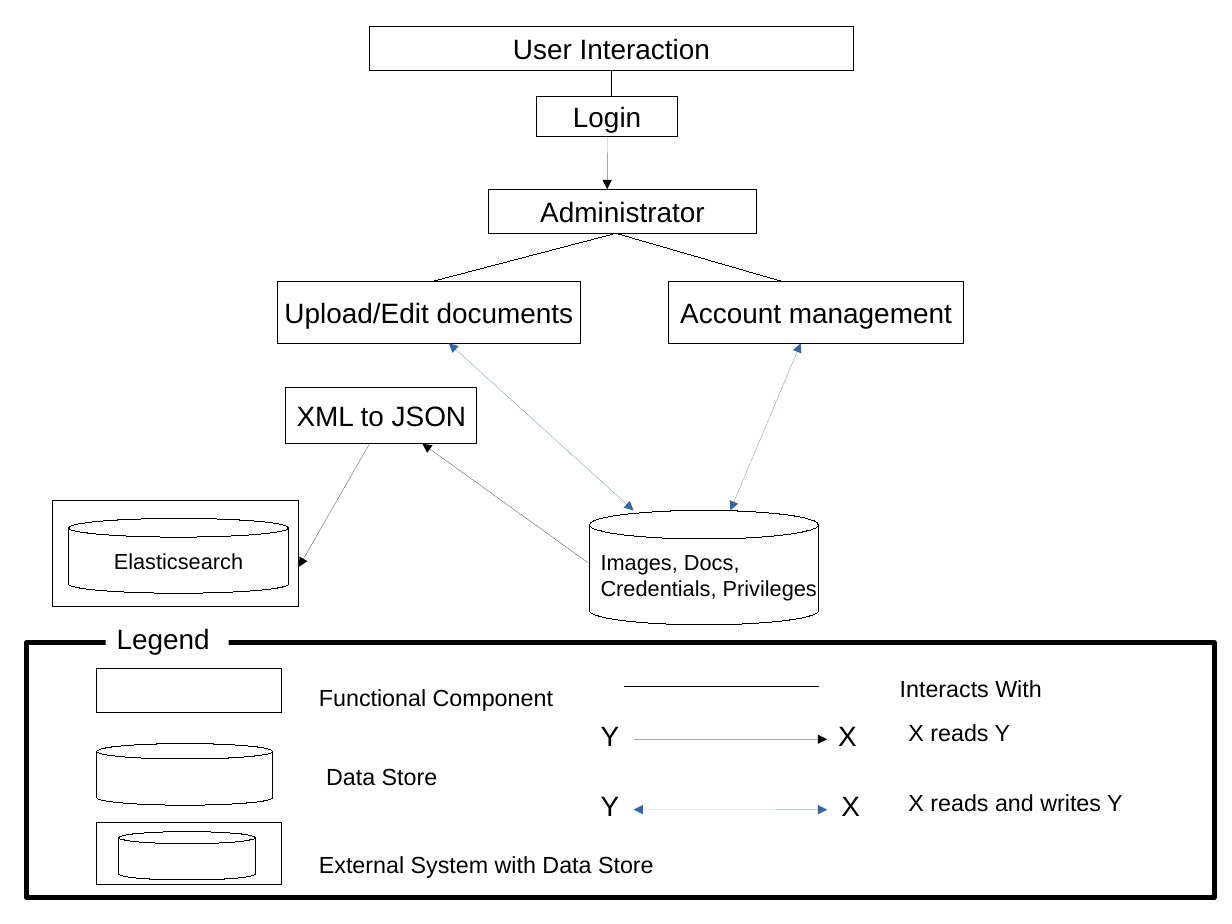
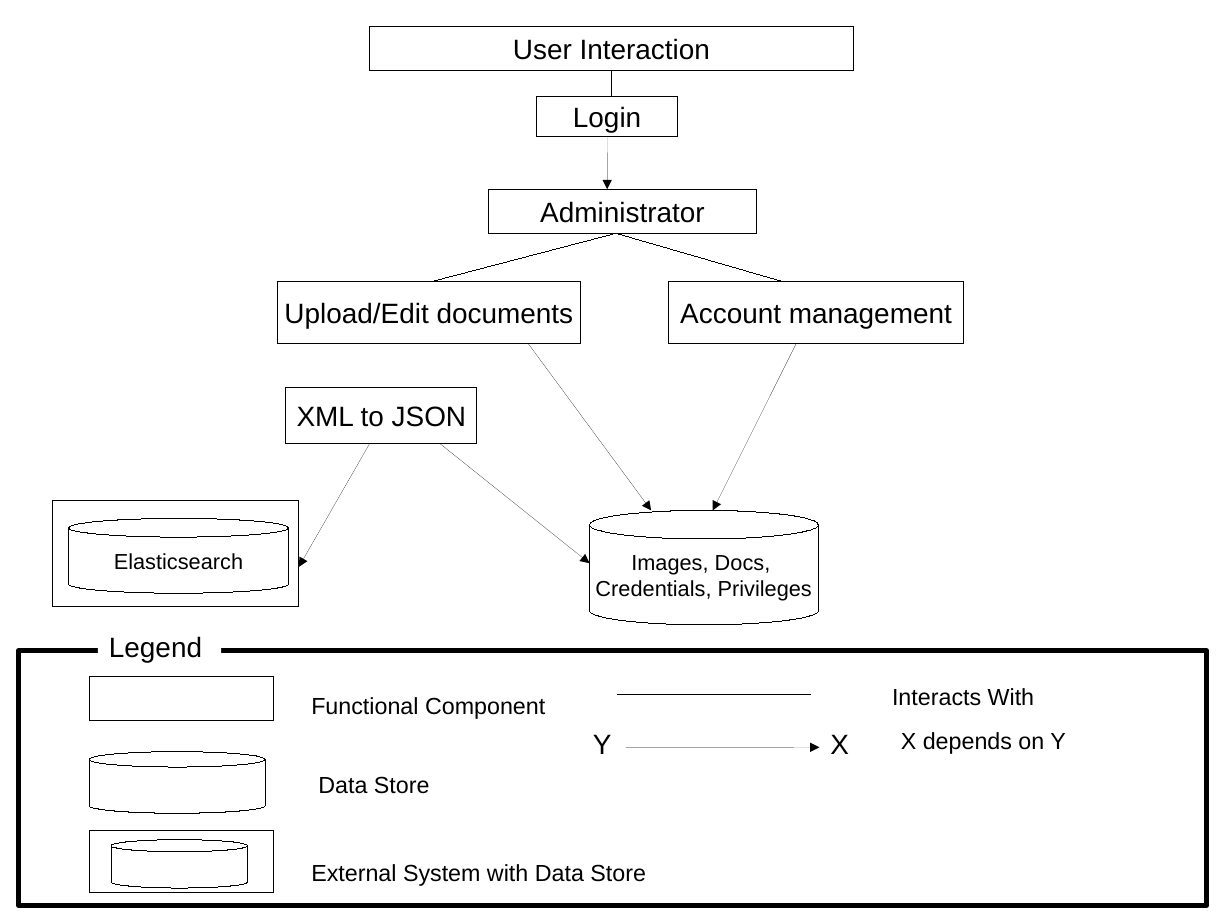
Before and after one commit to rst0git/LACR-Demo, a slide deck: slide 1 of coursework/Diagrams/Architectural-Diagrams/Patterns/Architectual-Diagram-Administrator.odp. Drawn at 1232x924 pixels with LibreOffice and Linux fonts; fonts in the diff are those of the drawing. Boxes give left, top, right and bottom in pixels: in the first picture for what was removed or moved away, otherwise in the second. Text is boxed around its words. In the diff, an @@ line names an element or a change of style, - is before the commit and + after.

```diff
--- a/coursework/Diagrams/Architectural-Diagrams/Patterns/Architectual-Diagram-Administrator.odp
+++ b/coursework/Diagrams/Architectural-Diagrams/Patterns/Architectual-Diagram-Administrator.odp
@@ double arrow moved from (634, 511) - (449, 343) to (528, 343) - (652, 511) @@
@@ double arrow (528, 343) - (652, 511): double arrow to arrow; stroke #3465A4 0 pt to #000000 0 pt @@
@@ double arrow moved from (731, 511) - (802, 343) to (797, 343) - (713, 511) @@
@@ double arrow (797, 343) - (713, 511): double arrow to arrow; stroke #3465A4 0 pt to #000000 0 pt @@
@@ arrow moved from (588, 562) - (423, 444) to (440, 444) - (590, 563) @@
@@ cylinder "Images, Docs," at (590, 511, 819, 625): alignment left to centre @@
@@ text "Legend": place and size @@
-text "Legend" at (117, 628, 210, 654)
+text "Legend" at (109, 636, 202, 662)
@@ 6 texts, 3 rectangles, 2 cylinders, 1 line, 1 arrow: place and size @@
-6 texts, 3 rectangles, 2 cylinders, 1 line, 1 arrow at (27, 643, 1215, 898)
+6 texts, 3 rectangles, 2 cylinders, 1 line, 1 arrow at (19, 651, 1207, 906)
@@ text at (901, 732, 1066, 754): text changed @@
-X reads Y
+X depends on Y
@@ text removed at (601, 796, 620, 816) @@
-Y
@@ double arrow removed from (634, 809) to (827, 809) @@
@@ text removed at (841, 796, 860, 816) @@
-X
@@ text removed at (908, 794, 1123, 812) @@
-X reads and writes Y
```
Also in this commit, not shown: 5 other files.
